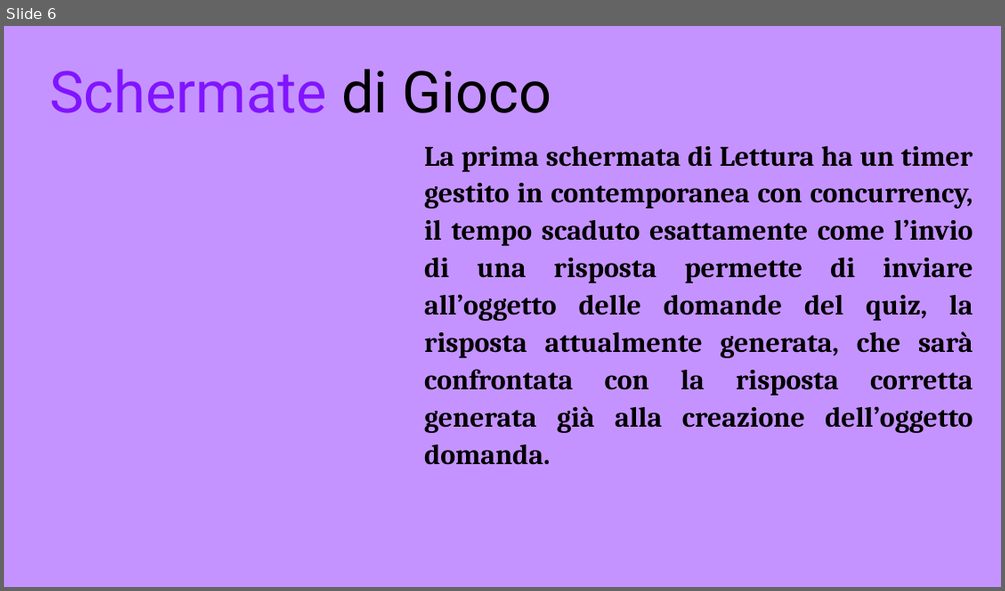
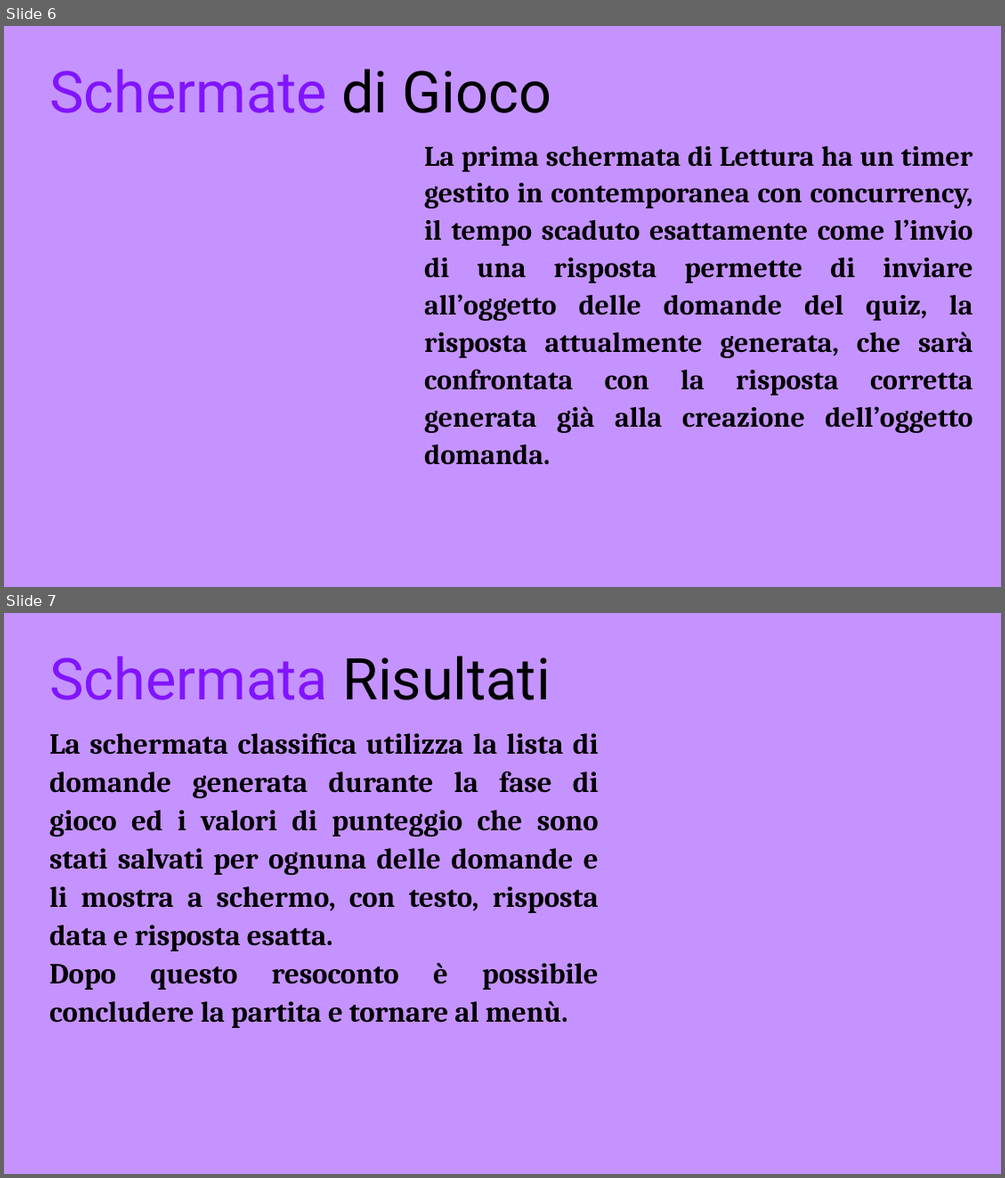
Before and after one commit to ludwigxvii/progettoJavaADV, a slide deck: Progetto Gruppo 23.pptx. Shown one above the other, each under a label of ours: slide 6 before the commit, slides 6 and 7 after it. The pictures are 1005x591 and 1005x1178 pixels, drawn with LibreOffice and Linux fonts; fonts in the diff are those of the drawing. Boxes give left, top, right and bottom in pixels: in the first picture for what was removed or moved away, otherwise in the second. Text is boxed around its words. In the diff, an @@ line names an element or a change of style, - is before the commit and + after.

```diff
--- a/Progetto Gruppo 23.pptx
+++ b/Progetto Gruppo 23.pptx
@@ slide 7 added at [4,613,1001,1174], background #C593FF @@
@@ text added at [49,656,550,700], 55.5 pt, text #8114FF @@
+Schermata Risultati
@@ text added at [49,733,599,1028], 28 pt, text #000000, bold @@
+La schermata classifica utilizza la lista di domande generata durante la fase di gioco ed i valori di punteggio che sono stati salvati per ognuna delle domande e li mostra a schermo, con testo, risposta data e risposta esatta.
+Dopo questo resoconto è possibile concludere la partita e tornare al menù.
```
Also in this commit, not shown: 1 slide changed, 2 other files.
